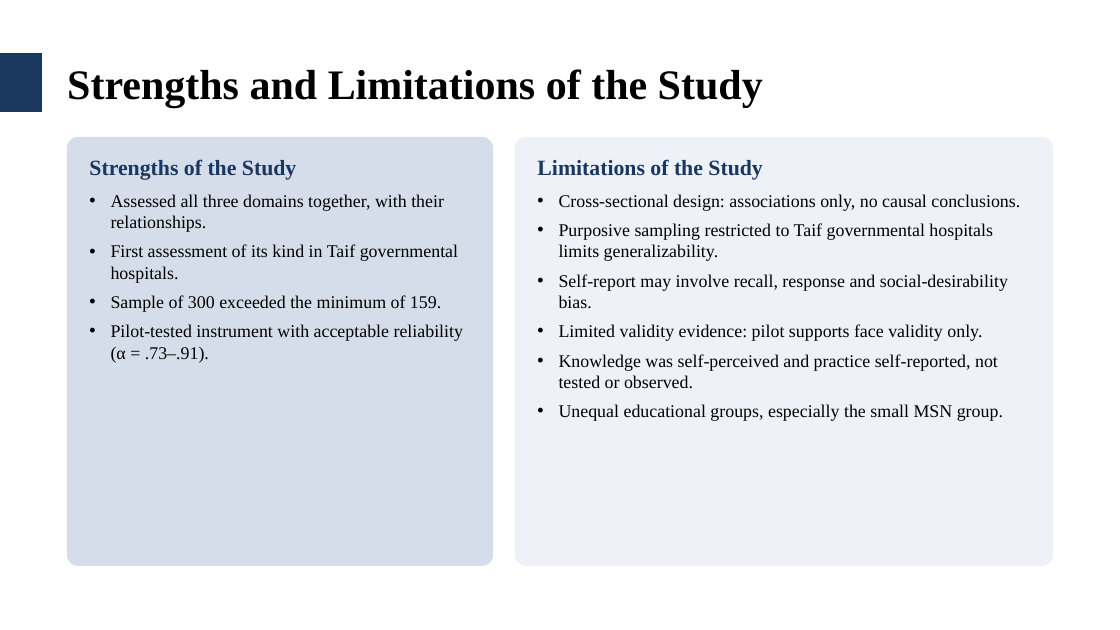
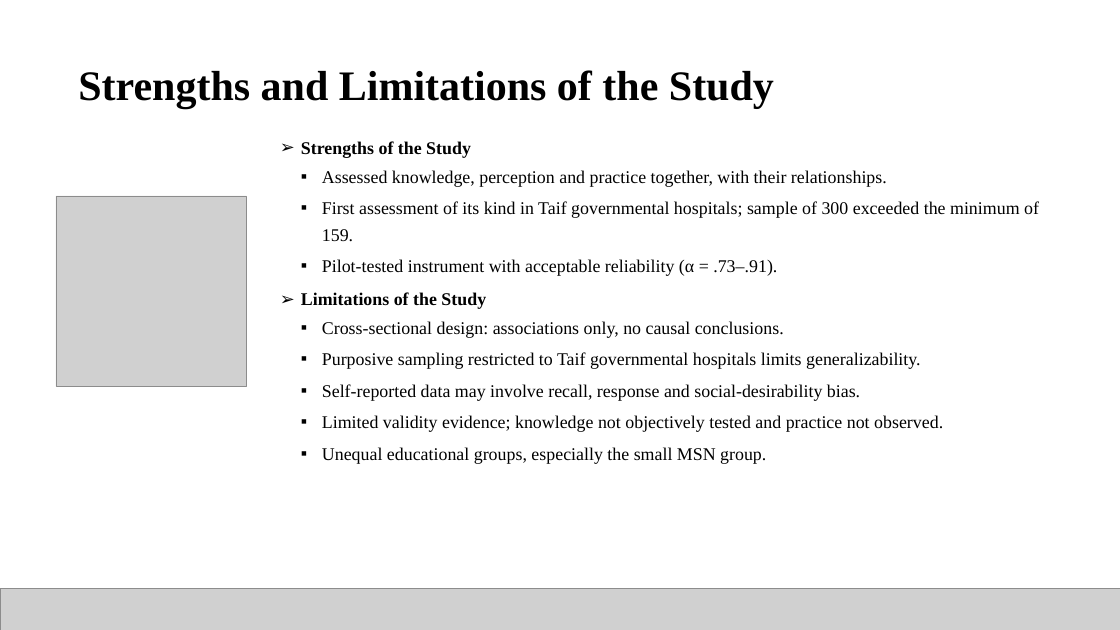
Before and after one commit to alinoshiliabunader-arch/CIPC, a slide deck: slide 34 of Samirah_Alkhaldi_Thesis_Defense.pptx. Drawn at 1120x630 pixels with LibreOffice and Linux fonts; fonts in the diff are those of the drawing; grey boxes stand for pictures; background and template pictures are left out. Boxes give left, top, right and bottom in pixels: in the first picture for what was removed or moved away, otherwise in the second. Text is boxed around its words. In the diff, an @@ line names an element or a change of style, - is before the commit and + after.

```diff
--- a/Samirah_Alkhaldi_Thesis_Defense.pptx
+++ b/Samirah_Alkhaldi_Thesis_Defense.pptx
@@ rectangle removed at [0, 53, 42, 112] @@
@@ text "Strengths and Limitations of the ...": place and size @@
-text "Strengths and Limitations of the ..." at [67, 69, 763, 107]
+text "Strengths and Limitations of the ..." at [78, 70, 774, 108]
@@ rounded rectangle removed at [67, 137, 493, 566] @@
@@ text "Strengths of the Study": place and size @@
-text "Strengths of the Study" at [537, 159, 1020, 421]
+text "Strengths of the Study" at [301, 141, 1039, 464]
@@ text at [301, 141, 1039, 276]: paragraphs added @@
+➢ Strengths of the Study
+  ▪ Assessed knowledge, perception and practice together, with their relationships.
+  ▪ First assessment of its kind in Taif governmental hospitals; sample of 300 exceeded the minimum of 159.
+  ▪ Pilot-tested instrument with acceptable reliability (α = .73–.91).
@@ rounded rectangle removed at [515, 137, 1053, 566] @@
@@ text removed at [89, 159, 464, 363] @@
-Strengths of the Study
-• Assessed all three domains together, with their relationships.
-• First assessment of its kind in Taif governmental hospitals.
-• Sample of 300 exceeded the minimum of 159.
-• Pilot-tested instrument with acceptable reliability (α = .73–.91).
@@ picture added at [56, 196, 246, 386] @@
@@ text at [301, 292, 921, 464]: size 28 to 23 pt, text colour #1A3760 to #000000 in "Limitations of the Study"; bullet none to ➢; line spacing 1 to 1.25; less space between paragraphs; bullet • to ▪; list level 1 to 2 in "Cross-sectional design: associations only, no ..."; list level 1 to 2 in "Purposive sampling restricted to Taif ..."; list level 1 to 2 in "Unequal educational groups, especially the ..." @@
@@ text at [322, 384, 943, 432]: text changed @@
-• Self-report may involve recall, response and social-desirability bias.
-• Limited validity evidence: pilot supports face validity only.
-• Knowledge was self-perceived and practice self-reported, not tested or observed.
+  ▪ Self-reported data may involve recall, response and social-desirability bias.
+  ▪ Limited validity evidence; knowledge not objectively tested and practice not observed.
@@ picture added at [0, 588, 1120, 630] @@
@@ page number removed at [1058, 595, 1103, 623] @@
-34
```
Also in this commit, not shown: 40 other slides changed, 3 slides added, 2 slides removed.
